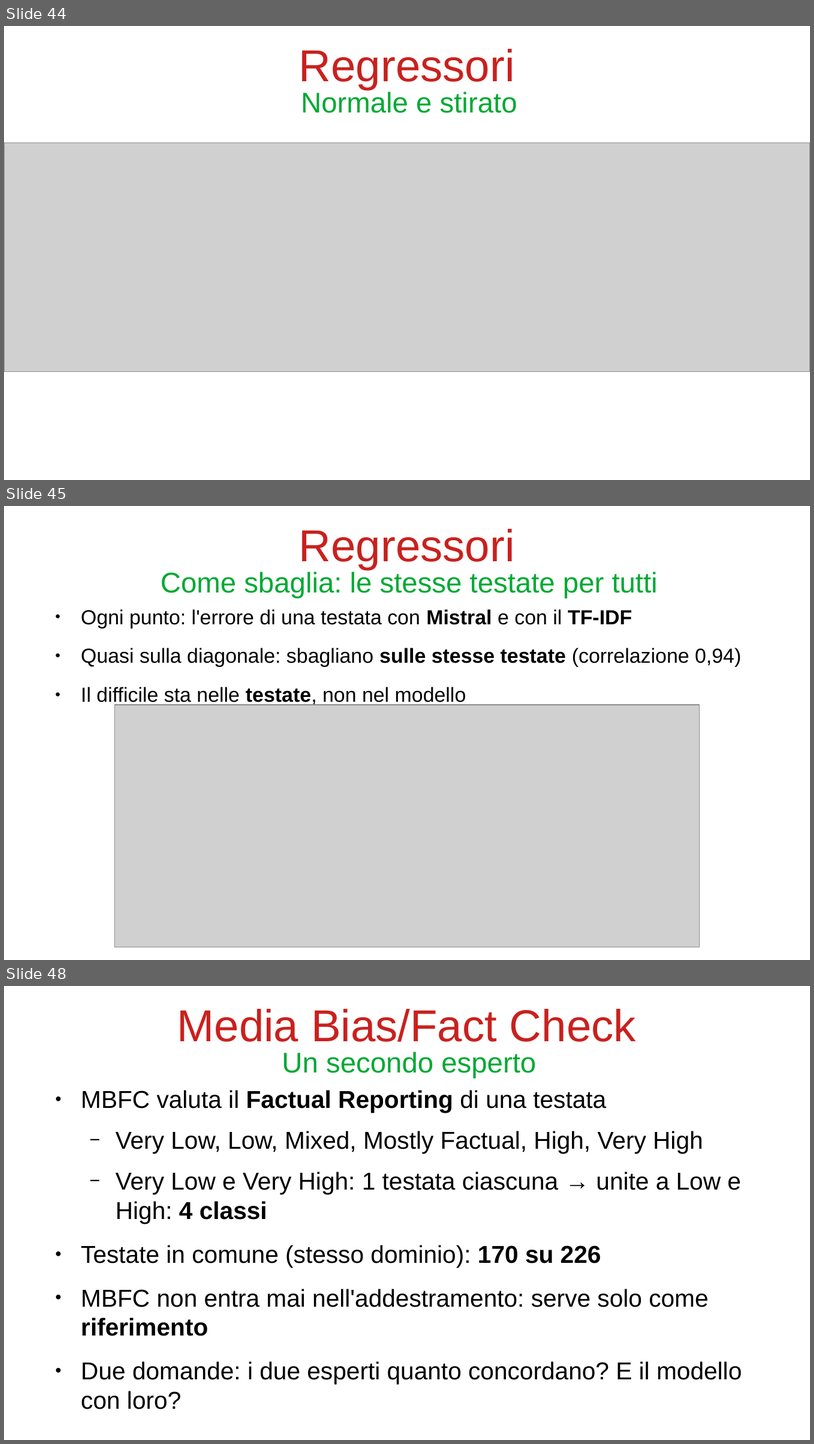
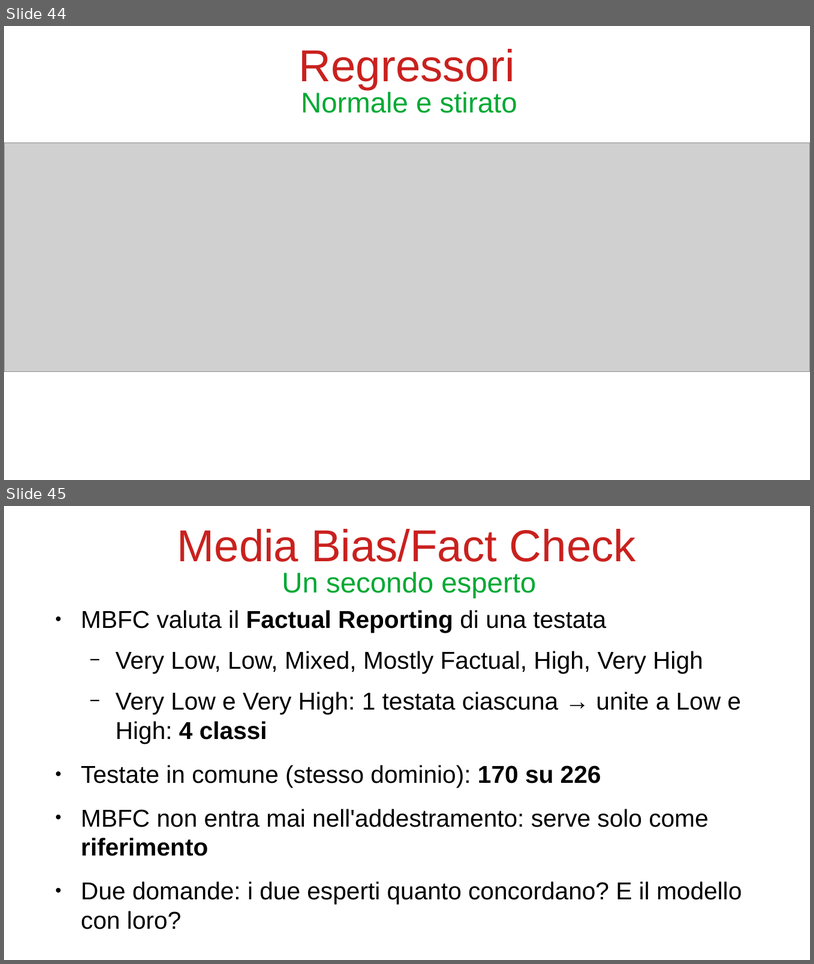
Before and after one commit to bianchi-john/PublisherClassification, a slide deck: Presentazioni/Stato finale/FinalState.odp. Shown one above the other, each under a label of ours: slides 44, 45 and 48 before the commit, slides 44 and 45 after it; the slides between them are not shown. The pictures are 814x1444 and 814x964 pixels, drawn with LibreOffice and Linux fonts; fonts in the diff are those of the drawing; grey boxes stand for pictures. Boxes give left, top, right and bottom in pixels: in the first picture for what was removed or moved away, otherwise in the second. Text is boxed around its words. In the diff, an @@ line names an element or a change of style, - is before the commit and + after.

```diff
--- a/Presentazioni/Stato finale/FinalState.odp
+++ b/Presentazioni/Stato finale/FinalState.odp
@@ slide 45 removed at [4,506,810,960], background #FFFFFF @@
@@ title removed at [299,529,515,570] @@
-Regressori
@@ title removed at [161,570,658,598] @@
-Come sbaglia: le stesse testate per tutti
@@ text removed at [81,609,741,706] @@
-● Ogni punto: l'errore di una testata con Mistral e con il TF-IDF
-● Quasi sulla diagonale: sbagliano sulle stesse testate (correlazione 0,94)
-● Il difficile sta nelle testate, non nel modello
@@ picture removed at [114,705,700,947] @@
@@ what was slide 48 is now slide 45 @@
```
Also in this commit, not shown: 4 slides changed, 5 slides added, 5 other slides removed, 7 other files.
